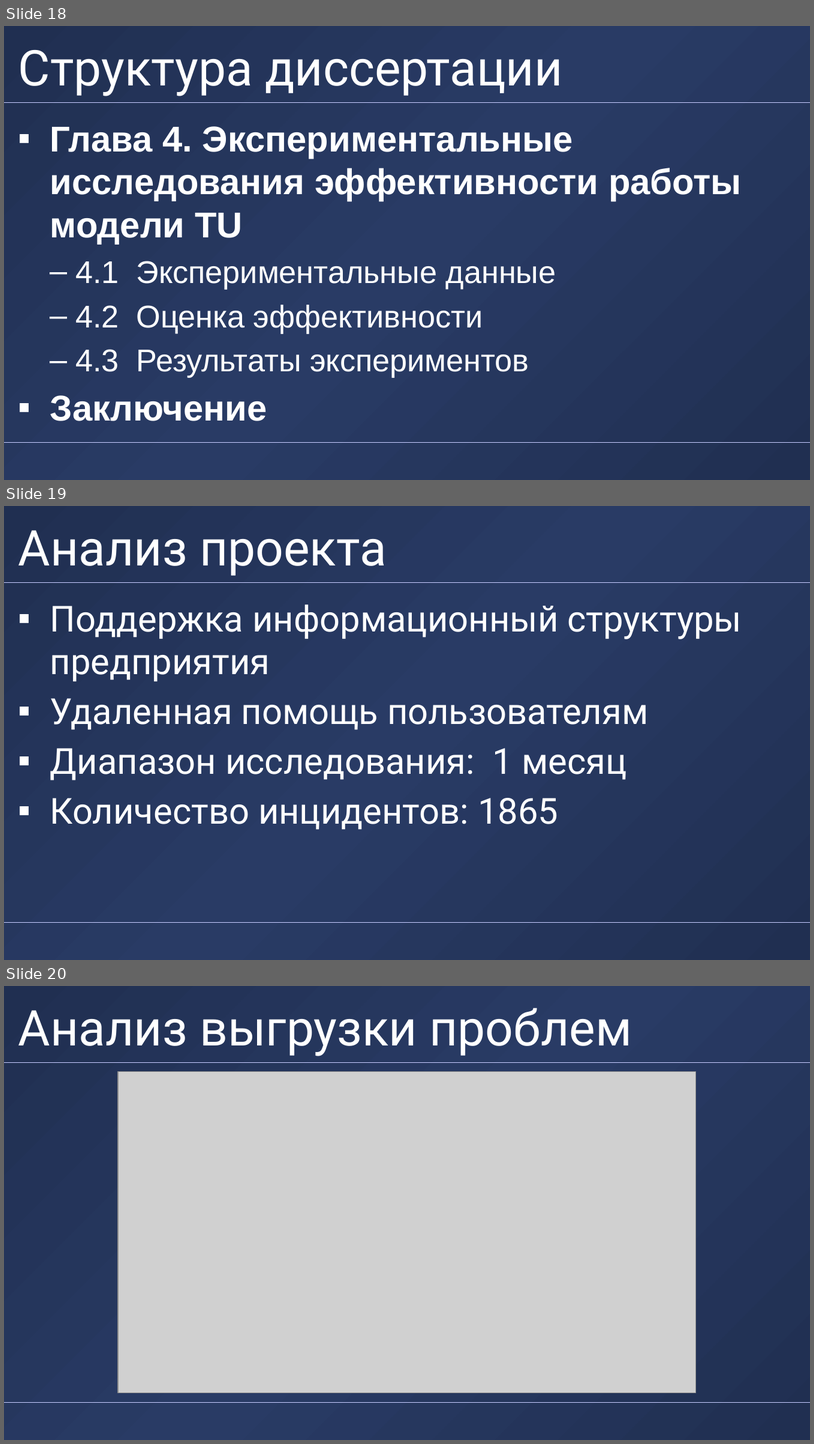
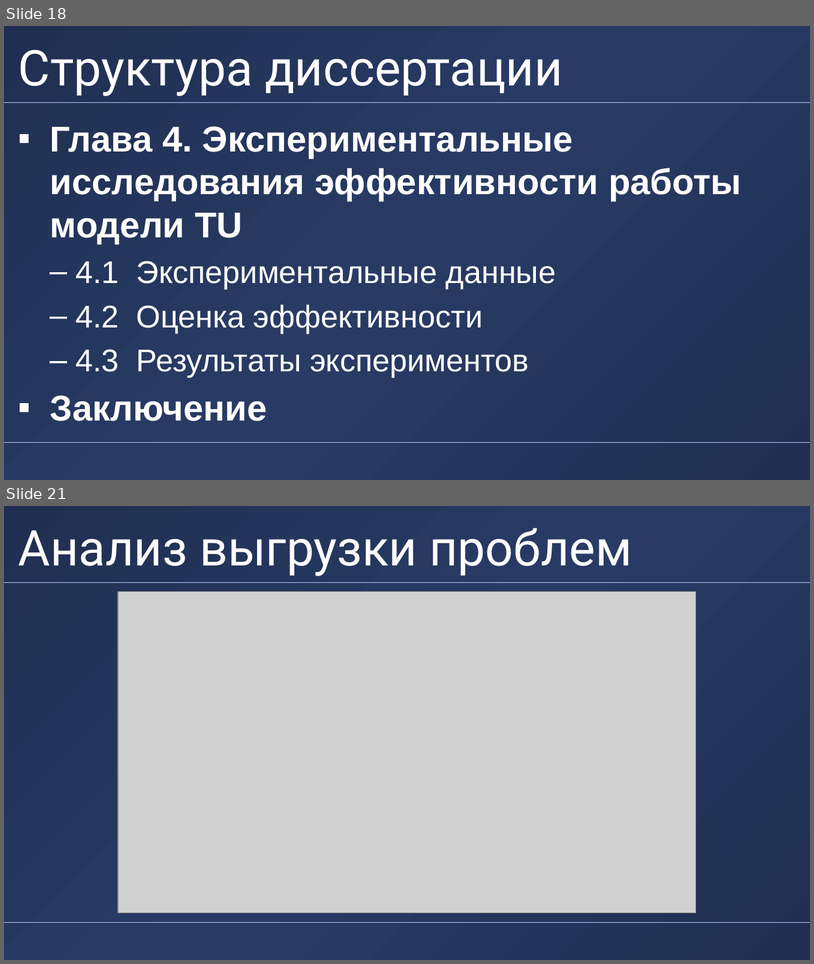
Before and after one commit to alexander-toschev/alexander-toschev, a slide deck: Disser/Presentation/DUBNAPresentationX-short.pptx. Shown one above the other, each under a label of ours: slides 18, 19 and 20 before the commit, slides 18 and 21 after it; the slides between them are not shown. The pictures are 814x1444 and 814x964 pixels, drawn with LibreOffice and Linux fonts; fonts in the diff are those of the drawing; grey boxes stand for pictures; background and template pictures are left out. Boxes give left, top, right and bottom in pixels: in the first picture for what was removed or moved away, otherwise in the second. Text is boxed around its words. In the diff, an @@ line names an element or a change of style, - is before the commit and + after.

```diff
--- a/Disser/Presentation/DUBNAPresentationX-short.pptx
+++ b/Disser/Presentation/DUBNAPresentationX-short.pptx
@@ slide 19 removed at [4,506,810,960], background gradient #202F51 to #293B65; not listed: 2 template elements that a slide beside it also shows @@
@@ title removed at [18,530,387,576] @@
-Анализ проекта
@@ text removed at [50,604,742,829] @@
-▪ Поддержка информационный структуры предприятия
-▪ Удаленная помощь пользователям
-▪ Диапазон исследования: 1 месяц
-▪ Количество инцидентов: 1865
@@ what was slide 20 is now slide 21 @@
```
Also in this commit, not shown: 4 slides changed, 7 slides added, 5 other slides removed.
